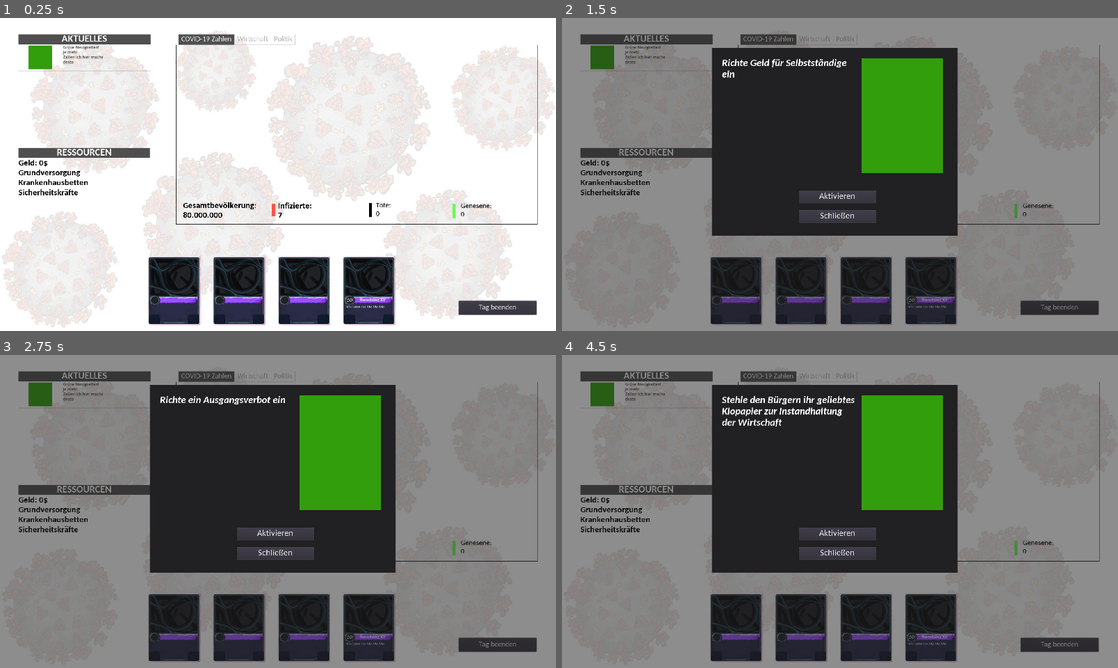
Above: before the commit, frames 1-4 (two rows, left to right).
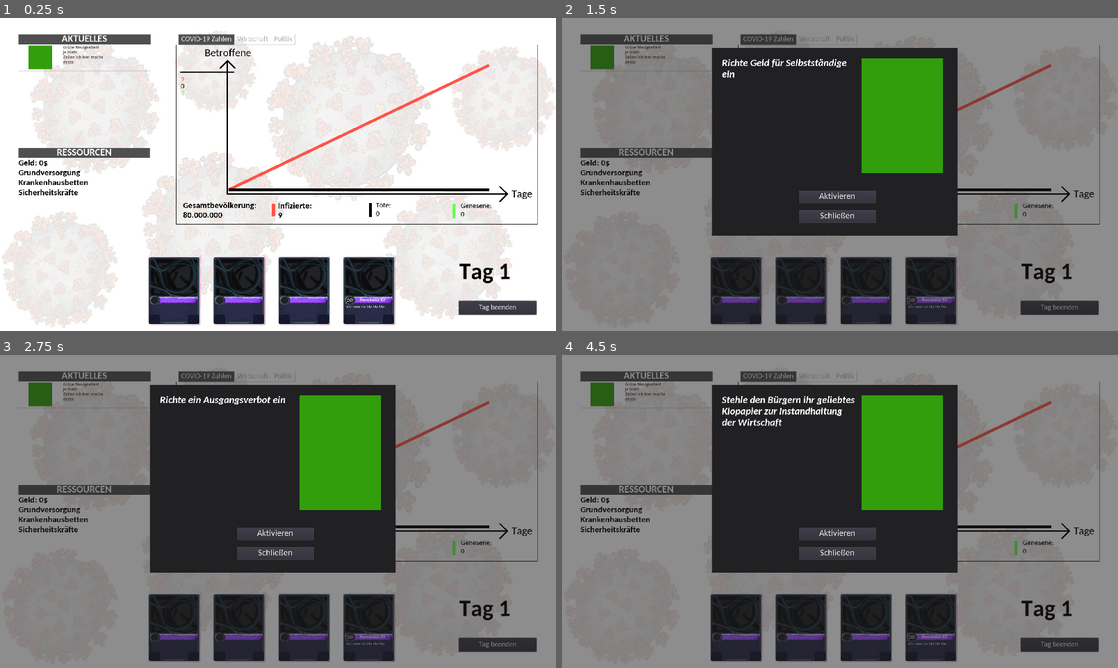
Above: after the commit, the same moments.

Repository: Cards-against-Corona/Cards-against-Corona
Game: Godot game, scene res://Scenes and Scripts/Game.tscn
Same seed, same stepped clock (60 frames per second), same inputs: the game is played once before the commit and once after it.
Inputs (mouse positions are in pixels of both pictures, inside the frame that each line leads up to):
- Up to frame 1 (0.25 s): no input
- Up to frame 2 (1.5 s): click (734, 290) at 0.5 s; click (801, 290) at 1.25 s
- Up to frame 3 (2.75 s): click (305, 627) at 2 s
- Up to frame 4 (4.5 s): click "Handlung XY" at 2.75 s; click "Aktivieren" at 3.5 s; click (734, 627) at 4.25 s

The runs differ from the first frame. In frame 1, 1.7% of the frame differs, in the area x 32-96%, y 9-85%; in frame 2, 0.7%; in frame 3, 0.7%; in frame 4, 0.7%.

Commit message:
added coordinate system, day counter

Diff:
--- a/Scenes and Scripts/Game.gd
+++ b/Scenes and Scripts/Game.gd
@@ -32,35 +32,38 @@
 
 # Called when the node enters the scene tree for the first time.
 func _ready():
-	pass # Replace with function body.
+	logic.FinishDay()
 
 
 # Called every frame. 'delta' is the elapsed time since the previous frame.
 func _process(delta):
-		# update main window
+
+	# update main window
+	$"Control/Label_Tag".text = "Tag " + str(logic.day)
 	# update infection counters
 	$"Control/TabContainer/COVID-19 Zahlen/Label_Infizierte".text = "Infizierte:\n" + str(int(round(logic.infectedByDay[-1])))
 	$"Control/TabContainer/COVID-19 Zahlen/Label_Tote".text = "Tote:\n" + str(int(round(logic.deadByDay[-1])))
 	$"Control/TabContainer/COVID-19 Zahlen/Label_Genesene".text = "Genesene:\n" + str(int(round(logic.curedByDay[-1])))
 
-	# update other KPIs
+	$"Control/TabContainer/COVID-19 Zahlen/Coordinate_System/Label_Scale_infected".text = str(int(round(logic.infectedByDay.max())))
+	$"Control/TabContainer/COVID-19 Zahlen/Coordinate_System/Label_Scale_dead".text = str(int(round(logic.deadByDay.max())))
+	$"Control/TabContainer/COVID-19 Zahlen/Coordinate_System/Label_scale_cured".text = str(int(round(logic.curedByDay.max())))
 
 	# calculate the Graphs
 
-
 	var temp_points = []
 	# for Covid-Screen: -200;80 -> 850;-400
-	temp_points = _normalize_Graph_Points(-200, 850, 80, -400, logic.infectedByDay)
+	temp_points = _normalize_Graph_Points(-100, 800, 80, -350, logic.infectedByDay)
 	$"Control/TabContainer/COVID-19 Zahlen/Line2D_infizierte".clear_points()
 	for point in temp_points:
 		$"Control/TabContainer/COVID-19 Zahlen/Line2D_infizierte".add_point(point)
 
-	temp_points = _normalize_Graph_Points(-200, 850, 80, -400, logic.deadByDay)
-	$"Control/TabContainer/COVID-19 Zahlen/Line2D_Tote".clear_points()
+	temp_points = _normalize_Graph_Points(-100, 800, 80, -350, logic.deadByDay)
+	$"Control/TabContainer/COVID-19 Zahlen/Line2D_dead".clear_points()
 	for point in temp_points:
-		$"Control/TabContainer/COVID-19 Zahlen/Line2D_Tote".add_point(point)
+		$"Control/TabContainer/COVID-19 Zahlen/Line2D_dead".add_point(point)
 
-	temp_points = _normalize_Graph_Points(-200, 850, 80, -400, logic.curedByDay)
+	temp_points = _normalize_Graph_Points(-100, 800, 80, -350, logic.curedByDay)
 	$"Control/TabContainer/COVID-19 Zahlen/Line2D_Genesene".clear_points()
 	for point in temp_points:
 		$"Control/TabContainer/COVID-19 Zahlen/Line2D_Genesene".add_point(point)
@@ -78,9 +81,9 @@
 	# calculate new numbers
 	logic.FinishDay()
 
+	# update other KPIs
+
 	# calculate other values
-
-
 
 	# enter new entries to the newsfeed
 
@@ -92,21 +95,23 @@
 	var y_temp_px
 	var x_step_size
 	# read border values
-	var y_max_value = input_array.max()
-	var y_min_value = input_array.min()
+	var y_max_value = int(round(input_array.max()))
+	var y_min_value = int(round(input_array.min()))
 
 	var y_diff_px = frame_y_max - frame_y_min
 	var y_diff_value = y_max_value - y_min_value
 
 	# calculate x step size
-	x_step_size = ( frame_x_max - frame_x_min ) / input_array.size()
+	if input_array.size() == 1: x_step_size = frame_x_max - frame_x_min
+	else:
+		x_step_size = ( frame_x_max - frame_x_min ) / ( input_array.size() - 1 )
 
 	# normalize y values and write to return
 	for i in input_array.size():
 		x_temp_px = frame_x_min + x_step_size * i
-		if y_diff_value == 0: y_temp_px = 0
+		if y_diff_value == 0: y_temp_px = frame_y_min
 		else:
-			y_temp_px =  ( ( input_array[i] - y_min_value ) / y_diff_value ) * y_diff_px + frame_y_min
+			y_temp_px =  ( ( round(input_array[i]) - y_min_value ) / y_diff_value ) * y_diff_px + frame_y_min
 		return_array.push_back(Vector2(x_temp_px, y_temp_px))
 
 	return return_array
--- a/Scenes and Scripts/Game.tscn
+++ b/Scenes and Scripts/Game.tscn
@@ -42,6 +42,14 @@
 size = 29
 font_data = ExtResource( 6 )
 
+[sub_resource type="DynamicFont" id=12]
+size = 37
+font_data = ExtResource( 7 )
+
+[sub_resource type="DynamicFont" id=13]
+size = 25
+font_data = ExtResource( 7 )
+
 [sub_resource type="Theme" id=7]
 
 [sub_resource type="StyleBoxFlat" id=8]
@@ -53,6 +61,10 @@
 
 [sub_resource type="StyleBoxFlat" id=10]
 bg_color = Color( 0.313726, 0.313726, 0.313726, 1 )
+
+[sub_resource type="DynamicFont" id=11]
+size = 80
+font_data = ExtResource( 6 )
 
 [node name="Game" type="Node2D"]
 script = ExtResource( 8 )
@@ -121,7 +133,9 @@
 default_color = Color( 1, 0.337255, 0.286275, 1 )
 
 [node name="Line2D_Tote" type="Line2D" parent="Control/TabContainer/COVID-19 Zahlen"]
+visible = false
 position = Vector2( 280, 420 )
+points = PoolVector2Array( 0, 0, 150, -150 )
 default_color = Color( 0, 0, 0, 1 )
 
 [node name="Legende_Tote2" type="Line2D" parent="Control/TabContainer/COVID-19 Zahlen"]
@@ -186,6 +200,140 @@
 custom_colors/font_color = Color( 0, 0, 0, 1 )
 text = "Genesene:
 80.000.000"
+__meta__ = {
+"_edit_use_anchors_": false
+}
+
+[node name="Line2D_dead" type="Line2D" parent="Control/TabContainer/COVID-19 Zahlen"]
+position = Vector2( 280, 420 )
+default_color = Color( 0, 0, 0, 1 )
+
+[node name="Coordinate_System" type="Control" parent="Control/TabContainer/COVID-19 Zahlen"]
+margin_right = 40.0
+margin_bottom = 40.0
+__meta__ = {
+"_edit_use_anchors_": false
+}
+
+[node name="Line2D2" type="Line2D" parent="Control/TabContainer/COVID-19 Zahlen/Coordinate_System"]
+position = Vector2( 42.7579, 24.5548 )
+points = PoolVector2Array( 1100, 490, 133.593, 490 )
+width = 5.0
+default_color = Color( 0, 0, 0, 1 )
+begin_cap_mode = 2
+end_cap_mode = 2
+
+[node name="Line2D3" type="Line2D" parent="Control/TabContainer/COVID-19 Zahlen/Coordinate_System"]
+position = Vector2( 42.6478, 24.5548 )
+points = PoolVector2Array( 1100, 490, 1075, 465 )
+width = 5.0
+default_color = Color( 0, 0, 0, 1 )
+begin_cap_mode = 2
+end_cap_mode = 2
+
+[node name="Line2D4" type="Line2D" parent="Control/TabContainer/COVID-19 Zahlen/Coordinate_System"]
+position = Vector2( 42.6478, 24.5548 )
+points = PoolVector2Array( 1100, 490, 1075, 515 )
+width = 5.0
+default_color = Color( 0, 0, 0, 1 )
+begin_cap_mode = 2
+end_cap_mode = 2
+
+[node name="Line2D" type="Line2D" parent="Control/TabContainer/COVID-19 Zahlen/Coordinate_System"]
+position = Vector2( 176.778, 24.5548 )
+points = PoolVector2Array( 0, 30, 0, 490 )
+width = 5.0
+default_color = Color( 0, 0, 0, 1 )
+begin_cap_mode = 2
+end_cap_mode = 2
+
+[node name="Line2D5" type="Line2D" parent="Control/TabContainer/COVID-19 Zahlen/Coordinate_System"]
+position = Vector2( 176.778, 24.2142 )
+points = PoolVector2Array( 0, 30, 25, 55 )
+width = 5.0
+default_color = Color( 0, 0, 0, 1 )
+begin_cap_mode = 2
+end_cap_mode = 2
+
+[node name="Line2D7" type="Line2D" parent="Control/TabContainer/COVID-19 Zahlen/Coordinate_System"]
+position = Vector2( 176.778, 64.038 )
+points = PoolVector2Array( 21.905, 30, -162.095, 30 )
+width = 3.0
+default_color = Color( 0, 0, 0, 1 )
+begin_cap_mode = 2
+end_cap_mode = 2
+
+[node name="Line2D8" type="Line2D" parent="Control/TabContainer/COVID-19 Zahlen/Coordinate_System"]
+position = Vector2( 176.778, 24.2142 )
+width = 3.0
+default_color = Color( 0, 0, 0, 1 )
+begin_cap_mode = 2
+end_cap_mode = 2
+
+[node name="Line2D6" type="Line2D" parent="Control/TabContainer/COVID-19 Zahlen/Coordinate_System"]
+position = Vector2( 176.778, 24.5548 )
+points = PoolVector2Array( 0, 30, -25, 55 )
+width = 5.0
+default_color = Color( 0, 0, 0, 1 )
+begin_cap_mode = 2
+end_cap_mode = 2
+
+[node name="Label" type="Label" parent="Control/TabContainer/COVID-19 Zahlen/Coordinate_System"]
+margin_left = 1157.93
+margin_top = 498.49
+margin_right = 1228.93
+margin_bottom = 536.49
+custom_fonts/font = SubResource( 12 )
+custom_colors/font_color = Color( 0, 0, 0, 1 )
+text = "Tage"
+__meta__ = {
+"_edit_use_anchors_": false
+}
+
+[node name="Label2" type="Label" parent="Control/TabContainer/COVID-19 Zahlen/Coordinate_System"]
+margin_left = 98.3881
+margin_top = 11.4853
+margin_right = 258.388
+margin_bottom = 49.4853
+custom_fonts/font = SubResource( 12 )
+custom_colors/font_color = Color( 0, 0, 0, 1 )
+text = "Betroffene"
+__meta__ = {
+"_edit_use_anchors_": false
+}
+
+[node name="Label_Scale_infected" type="Label" parent="Control/TabContainer/COVID-19 Zahlen/Coordinate_System"]
+margin_left = 14.6832
+margin_top = 106.862
+margin_right = 130.683
+margin_bottom = 132.862
+custom_fonts/font = SubResource( 13 )
+custom_colors/font_color = Color( 1, 0.337255, 0.286275, 1 )
+text = "80.000.000"
+__meta__ = {
+"_edit_use_anchors_": false
+}
+
+[node name="Label_Scale_dead" type="Label" parent="Control/TabContainer/COVID-19 Zahlen/Coordinate_System"]
+margin_left = 14.6832
+margin_top = 130.862
+margin_right = 130.683
+margin_bottom = 156.862
+custom_fonts/font = SubResource( 13 )
+custom_colors/font_color = Color( 0, 0, 0, 1 )
+text = "80.000.000"
+__meta__ = {
+"_edit_use_anchors_": false
+}
+
+[node name="Label_scale_cured" type="Label" parent="Control/TabContainer/COVID-19 Zahlen/Coordinate_System"]
+margin_left = 14.6832
+margin_top = 154.862
+margin_right = 130.683
+margin_bottom = 180.862
+custom_fonts/font = SubResource( 13 )
+custom_colors/font_color = Color( 0.376471, 1, 0.286275, 1 )
+text = "80.000.000"
 __meta__ = {
 "_edit_use_anchors_": false
 }
@@ -358,6 +506,19 @@
 "_edit_use_anchors_": false
 }
 
+[node name="Label_Tag" type="Label" parent="Control"]
+margin_left = 1585.69
+margin_top = 843.492
+margin_right = 1762.69
+margin_bottom = 923.492
+custom_fonts/font = SubResource( 11 )
+custom_colors/font_color = Color( 0, 0, 0, 1 )
+text = "Tag 999"
+valign = 1
+__meta__ = {
+"_edit_use_anchors_": false
+}
+
 [node name="Karten" parent="." instance=ExtResource( 1 )]
 
 [node name="AudioStreamPlayer" type="AudioStreamPlayer" parent="."]
--- /dev/null
+++ b/default_bus_layout.tres
@@ -0,0 +1,3 @@
+[gd_resource type="AudioBusLayout" format=2]
+
+[resource]
Not shown: 1 places in Scenes and Scripts/Game.tscn that only renumber resources
